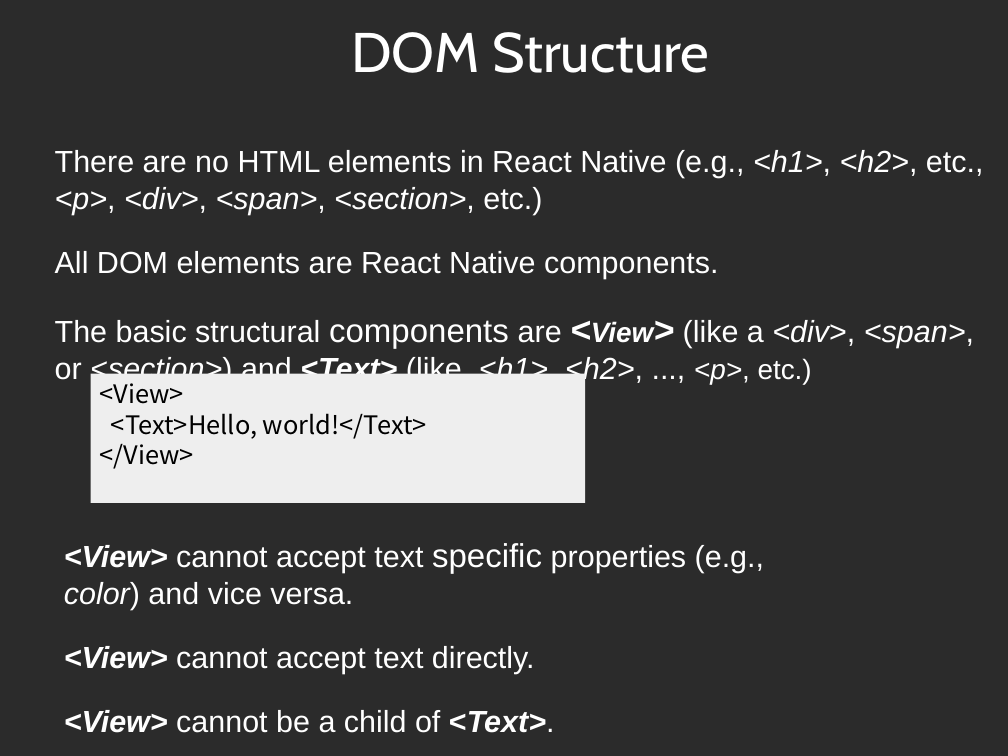
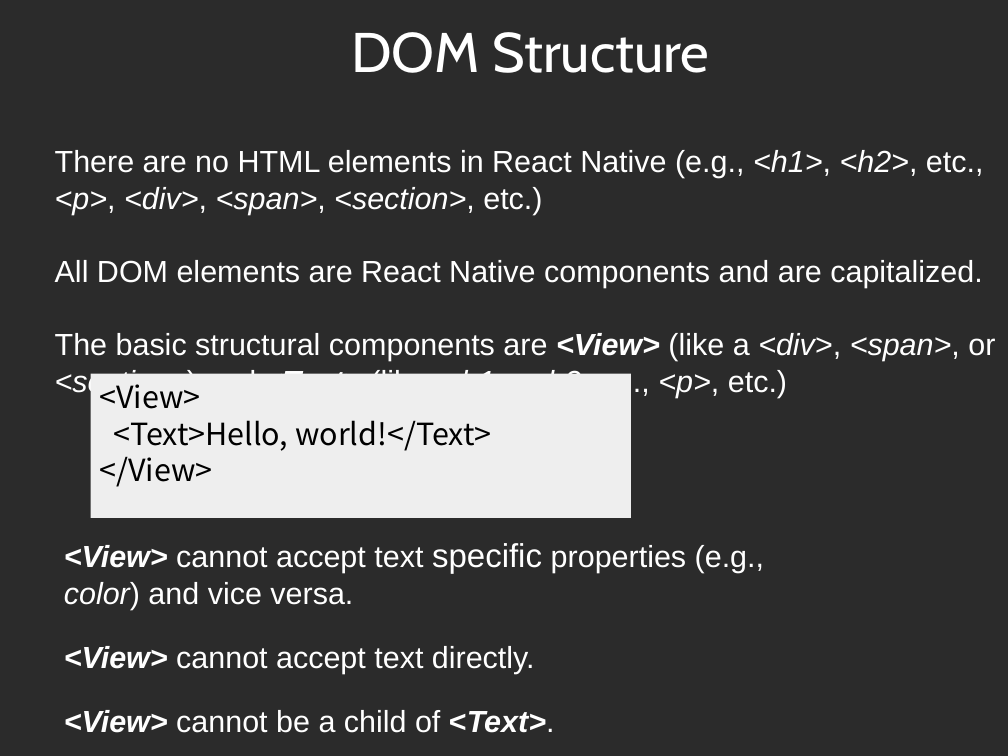
Before and after one commit to kevinsmithwebdev-zz/tvc, a slide deck: slide 5 of react-native/rn.odp. Drawn at 1008x756 pixels with LibreOffice and Linux fonts; fonts in the diff are those of the drawing; background and template pictures are left out; a plain dark background stands for a picture behind light text. Boxes give left, top, right and bottom in pixels: in the first picture for what was removed or moved away, otherwise in the second. Text is boxed around its words. In the diff, an @@ line names an element or a change of style, - is before the commit and + after.

Commit message:
updated RN

```diff
--- a/react-native/rn.odp
+++ b/react-native/rn.odp
@@ text at (55, 260, 982, 288): text changed @@
-All DOM elements are React Native components.
+All DOM elements are React Native components and are capitalized.
@@ text at (55, 333, 995, 397): size 26 to 24 pt in "components"; size 28 to 24 pt in "<View>"; size 22 to 24 pt in "<View> <p>, etc.)" @@
@@ rectangle "<View>": place and size @@
-rectangle "<View>" at (91, 374, 585, 503)
+rectangle "<View>" at (91, 374, 631, 519)
@@ rectangle "<View>" at (91, 374, 631, 519): size 20 to 24 pt @@
```
Also in this commit, not shown: 1 slide added.
